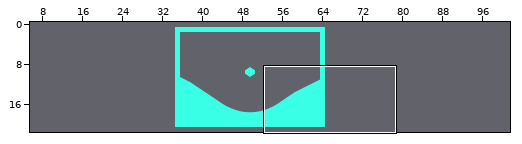
Tiled map, stored at assets/data/act.tmx. The picture above shows the old version from afar; the outline marks the close-up.
Close-up. Earlier state:
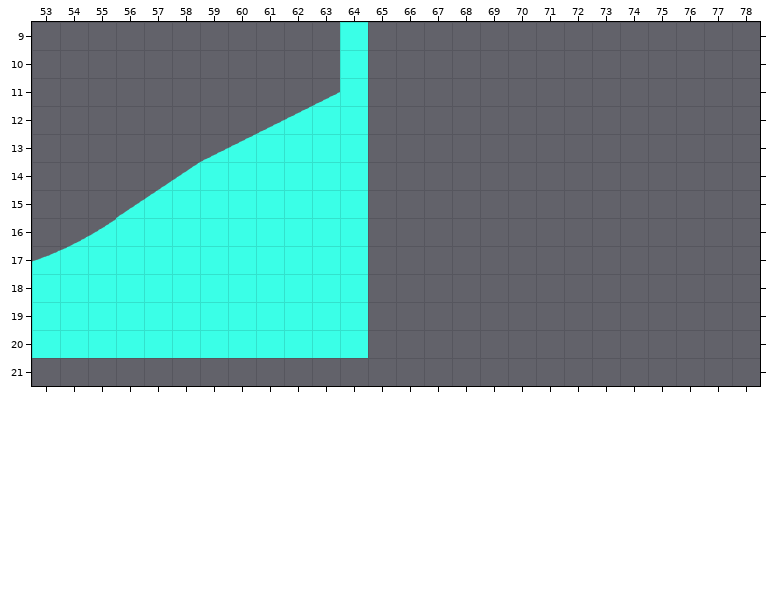
Cells are 48x48 px. Shown: x 53..78, y 9..21. The commit also changed other parts of the map, which this record leaves out. The old version is drawn lined up with the new one.
The result:
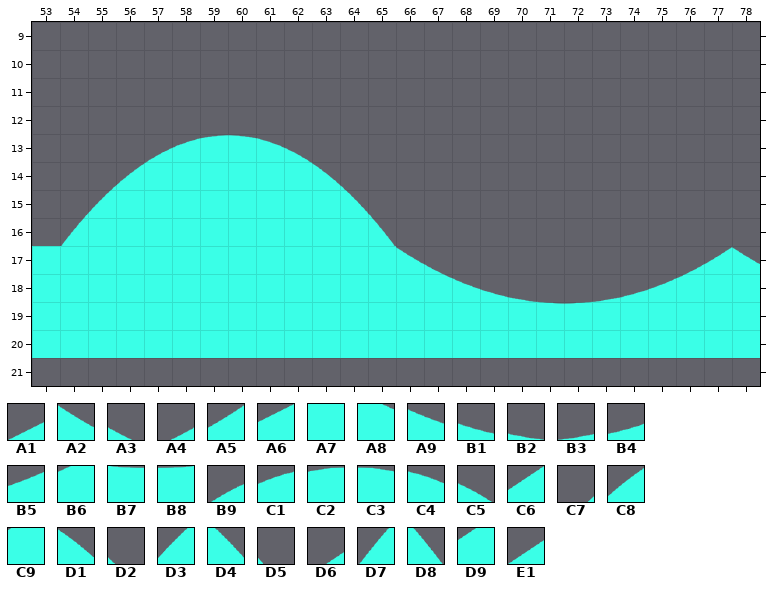
Key: from "test": A1 8 flipped left-right, A2 14, A3 15, A4 24, A5 25, A6 35 flipped left-right, A7 40, A8 41, A9 42, B1 43, B2 44, B3 47, B4 48, B5 49, B6 50, B7 71, B8 72, B9 147, C1 148, C2 149, C3 150, C4 151, C5 152, C6 163 flipped left-right, C7 171, C8 172, C9 173, D1 179, D2 180, D3 197, D4 206, D5 207, D6 219 flipped left-right, D7 222, D8 233, D9 245 flipped left-right, E1 246 flipped left-right.
__ is an empty cell, .. an unchanged one.
The exact change:
map size 30x20 -> 102x23 cells (old content now starts at 35,1; both pictures use the new coordinates)
--- layer "ForeGround"
@@ x 53..78 @@
- 9 .. .. .. .. .. .. .. .. .. .. .. A7 .. .. .. .. .. .. .. .. .. .. .. .. .. ..
-10 .. .. .. .. .. .. .. .. .. .. .. A7 .. .. .. .. .. .. .. .. .. .. .. .. .. ..
-11 .. .. .. .. .. .. .. .. .. .. A1 A7 .. .. .. .. .. .. .. .. .. .. .. .. .. ..
-12 .. .. .. .. .. .. .. .. A1 A6 A7 A7 .. .. .. .. .. .. .. .. .. .. .. .. .. ..
-13 .. .. .. .. __ __ A1 A6 A7 A7 A7 A7 .. .. .. .. .. .. .. .. .. .. .. .. .. ..
-14 .. .. __ __ D6 C6 .. .. .. .. A7 A7 .. .. .. .. .. .. .. .. .. .. .. .. .. ..
-15 .. .. __ E1 D9 .. .. .. .. .. .. A7 __ .. .. .. .. .. .. .. .. .. .. .. .. ..
-16 .. A4 A5 .. .. .. .. .. .. .. .. .. __ .. .. .. .. .. .. .. .. .. .. .. .. ..
-17 B5 B6 .. .. .. .. .. .. .. .. .. .. __ __ __ .. .. .. .. .. .. .. .. __ __ __
-18 .. .. .. .. .. .. .. .. .. .. .. .. __ __ __ __ __ __ .. .. __ __ __ __ __ __
-19 .. .. .. .. .. .. .. .. .. .. .. .. __ __ __ __ __ __ __ __ __ __ __ __ __ __
-20 .. .. .. .. .. .. .. .. .. .. .. .. __ __ __ __ __ __ __ __ __ __ __ __ __ __
+ 9 .. .. .. .. .. .. .. .. .. .. .. __ .. .. .. .. .. .. .. .. .. .. .. .. .. ..
+10 .. .. .. .. .. .. .. .. .. .. .. __ .. .. .. .. .. .. .. .. .. .. .. .. .. ..
+11 .. .. .. .. .. .. .. .. .. .. __ __ .. .. .. .. .. .. .. .. .. .. .. .. .. ..
+12 .. .. .. .. .. .. .. .. __ __ __ __ .. .. .. .. .. .. .. .. .. .. .. .. .. ..
+13 .. .. .. .. B9 C1 C2 C3 C4 C5 __ __ .. .. .. .. .. .. .. .. .. .. .. .. .. ..
+14 .. .. C7 C8 C9 A7 .. .. .. .. D1 D2 .. .. .. .. .. .. .. .. .. .. .. .. .. ..
+15 .. .. D3 A7 A7 .. .. .. .. .. .. D4 D5 .. .. .. .. .. .. .. .. .. .. .. .. ..
+16 .. D7 A7 .. .. .. .. .. .. .. .. .. D8 .. .. .. .. .. .. .. .. .. .. .. .. ..
+17 A7 A7 .. .. .. .. .. .. .. .. .. .. A7 A2 A3 .. .. .. .. .. .. .. .. A4 A5 A2
+18 .. .. .. .. .. .. .. .. .. .. .. .. A7 A7 A8 A9 B1 B2 .. .. B3 B4 B5 B6 A7 A7
+19 .. .. .. .. .. .. .. .. .. .. .. .. A7 A7 A7 A7 A7 A7 B7 B8 A7 A7 A7 A7 A7 A7
+20 .. .. .. .. .. .. .. .. .. .. .. .. A7 A7 A7 A7 A7 A7 A7 A7 A7 A7 A7 A7 A7 A7
